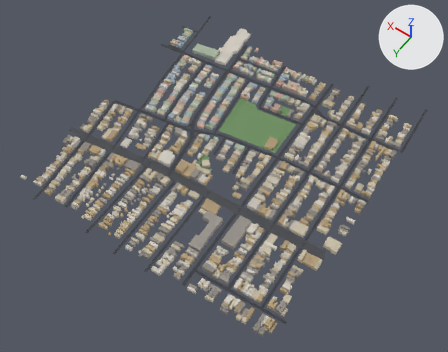
One commit to the glTF model public/tiles/tile_7_12.glb: the scene before it, then after it.
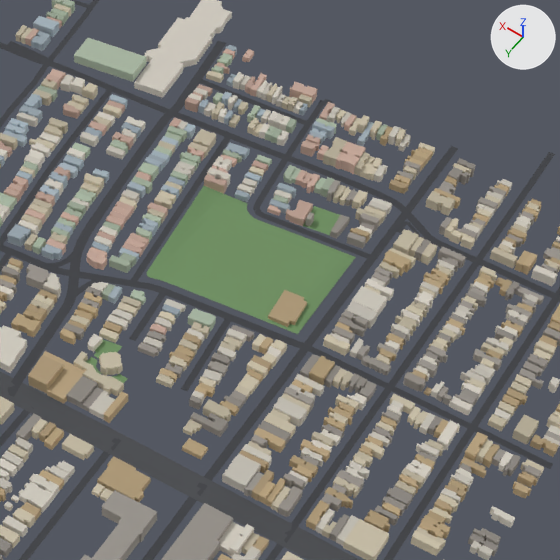
There are two pictures of each version: one whole from a camera (50 mm lens) standing at (-1829.0, -170.0, 1423.0) and looking at (-1193.0, -1060.0, 24.0), one close up on the part from 37% to 83% of the width and 8% to 67% of the height. The axes (+X, +Y, +Z) are drawn at upper right. The lights are the same throughout. The older version's two pictures come first. Where no turn or scale is listed for an object, it has been applied to the vertices.

Objects in the first close-up: 'bld_7_12', 'grn_7_12', 'road_7_12'.
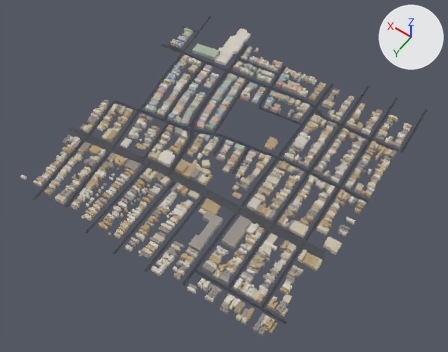
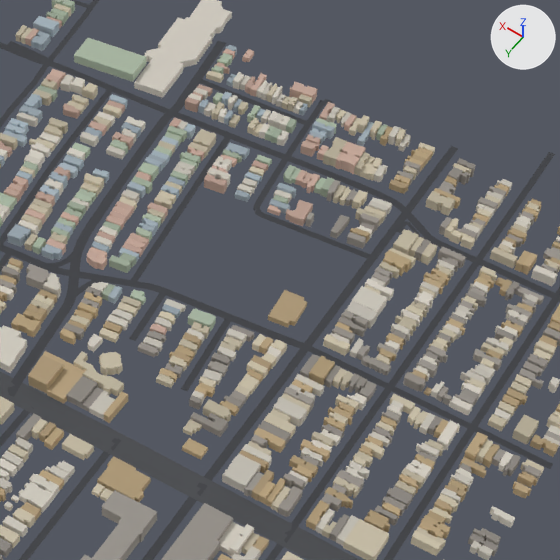
Where the change shows, as pixel boxes (x1, y1, x2, y2) in the close-ups (560 x 560 px):
'grn_7_12', deleted (green)
    before: (85, 186, 356, 383)

Edits to the bpy script that builds the scene:
```text
Remove ob_grn_7_12:
    ob_grn_7_12 = bpy.data.objects.new('grn_7_12', me_grn_7_12)
    ob_grn_7_12.location = (-1182.0, -1183.0, 71.0)
```
